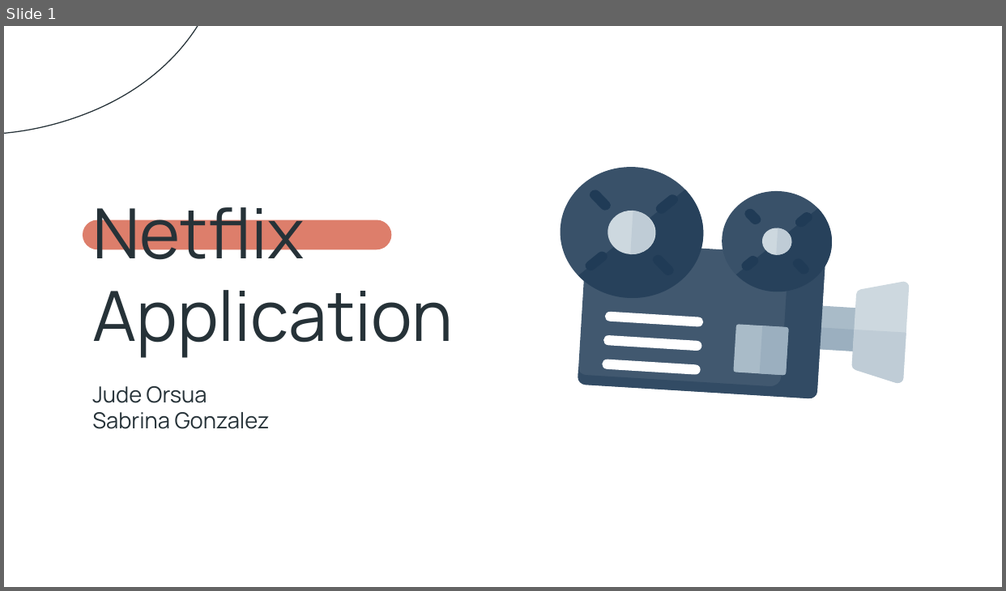
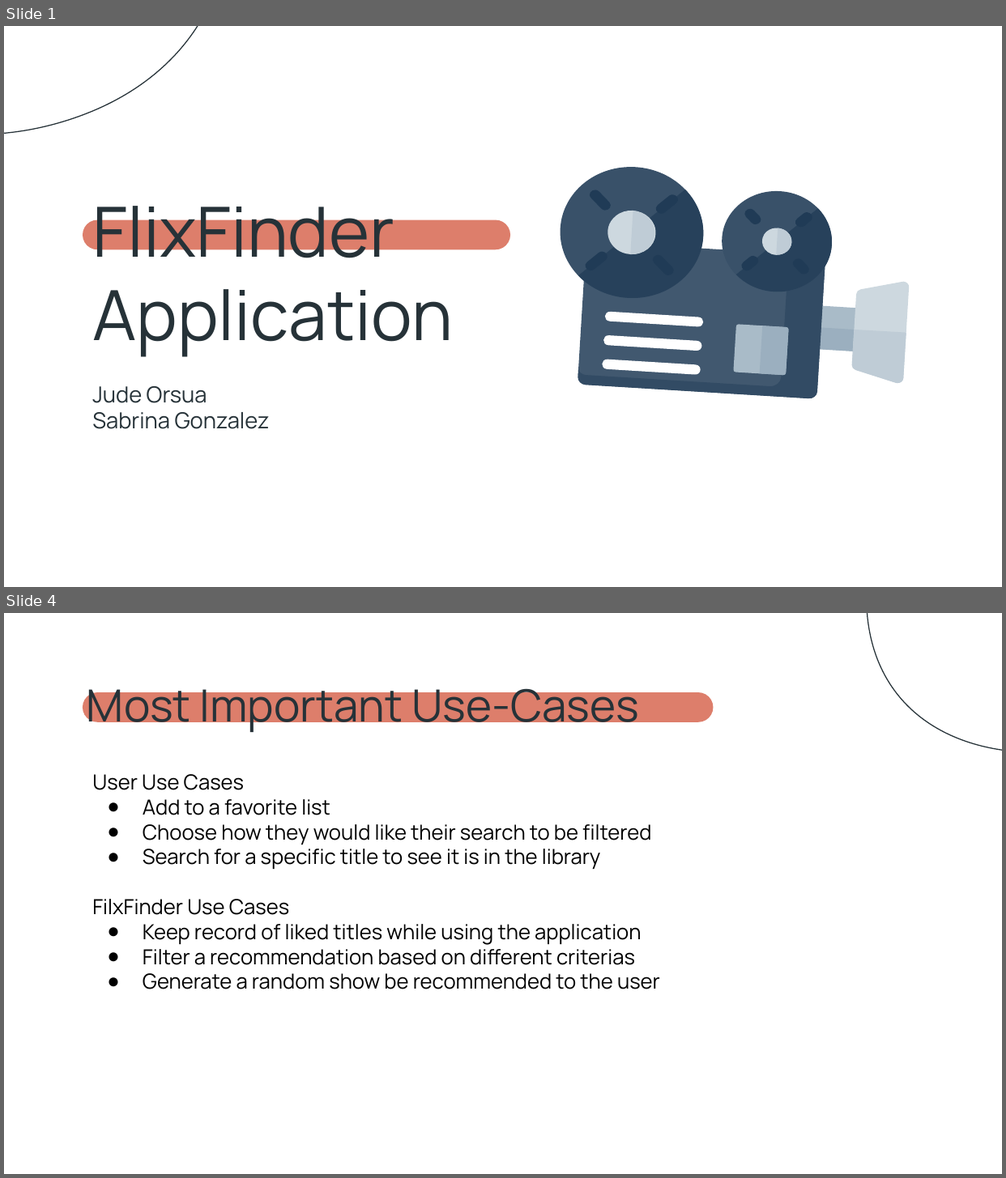
Before and after one commit to SabrinaGonz/DatabaseSystems-Project, a slide deck: CSE 111_ Phase 1 Presentation.pptx. Shown one above the other, each under a label of ours: slide 1 before the commit, slides 1 and 4 after it; the slides between them are not shown. The pictures are 1006x591 and 1006x1178 pixels, drawn with LibreOffice and Linux fonts; fonts in the diff are those of the drawing. Boxes give left, top, right and bottom in pixels: in the first picture for what was removed or moved away, otherwise in the second. Text is boxed around its words. In the diff, an @@ line names an element or a change of style, - is before the commit and + after.

```diff
--- a/CSE 111_ Phase 1 Presentation.pptx
+++ b/CSE 111_ Phase 1 Presentation.pptx
@@ slide 4 added at [4,613,1002,1174], background #FFFFFF @@
@@ freeform shape added at [860,613,1002,752], outline #263238 0.75 pt @@
@@ title added at [87,680,639,734], 32 pt, text #263238 @@
+Most Important Use-Cases
@@ rounded rectangle added at [83,693,714,723], fill #DD7E6B @@
@@ text added at [92,774,660,990], 15 pt, text #000000 @@
+User Use Cases
+● Add to a favorite list
+● Choose how they would like their search to be filtered
+● Search for a specific title to see it is in the library
+FilxFinder Use Cases
+● Keep record of liked titles while using the application
+● Filter a recommendation based on different criterias
+● Generate a random show be recommended to the user
@@ slide 1 changed as well @@
@@ rounded rectangle: place and size @@
-rounded rectangle at [83,220,392,250]
+rounded rectangle at [83,220,511,250]
@@ title at [92,206,453,357]: text changed @@
-Netflix Application
+FlixFinder Application
```
Also in this commit, not shown: 1 other slide changed, 4 other slides added, 3 slides removed.
